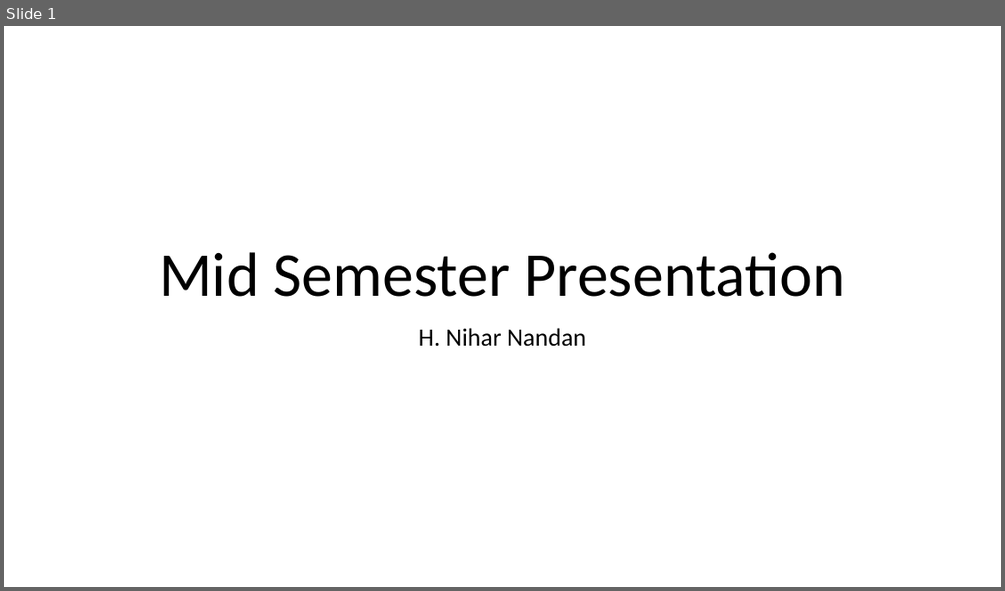
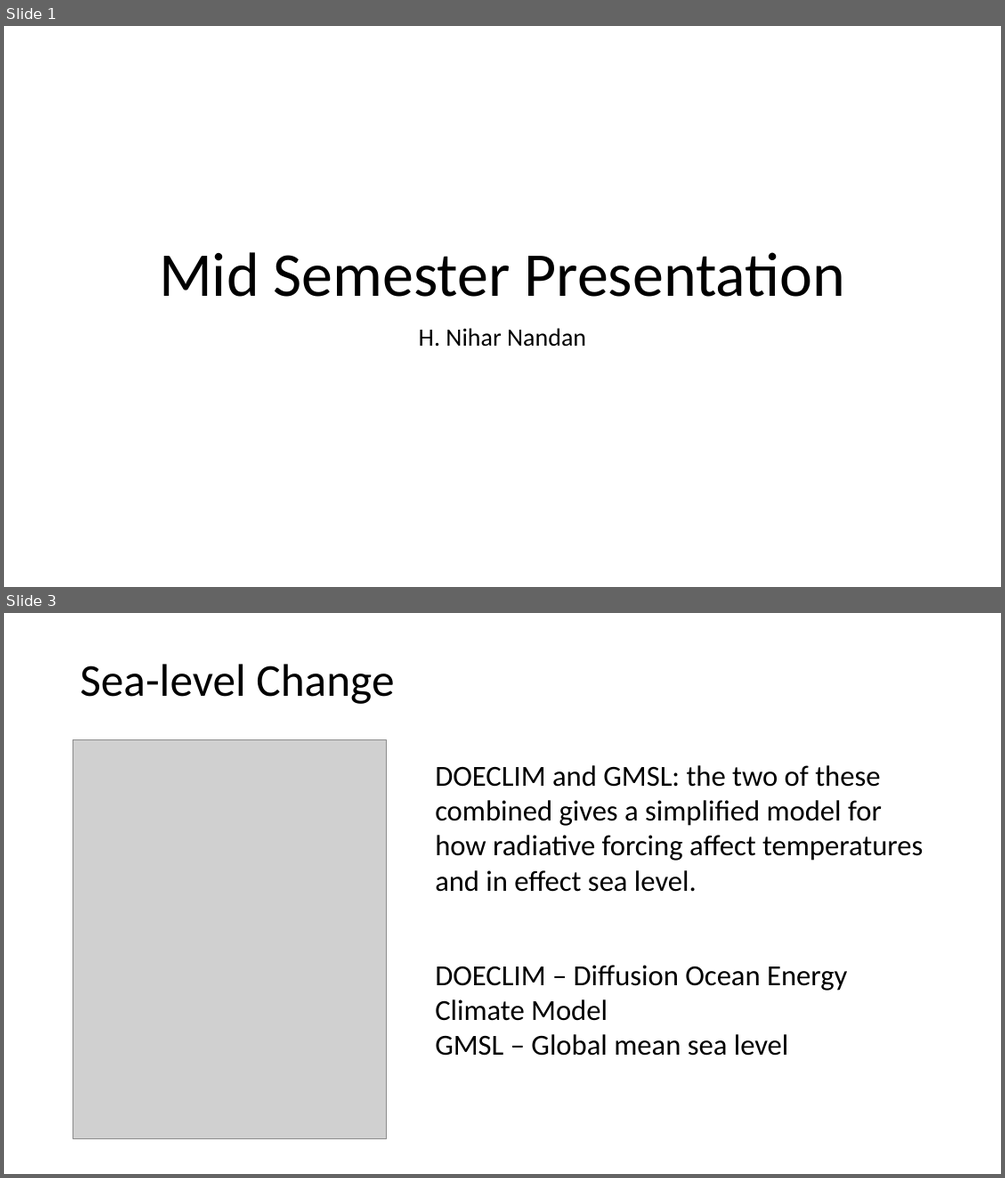
Before and after one commit to niharnandan/thesis, a slide deck: Mid Semester Presentation.pptx. Shown one above the other, each under a label of ours: slide 1 before the commit, slides 1 and 3 after it; the slides between them are not shown. The pictures are 1005x591 and 1005x1178 pixels, drawn with LibreOffice and Linux fonts; fonts in the diff are those of the drawing; grey boxes stand for pictures. Boxes give left, top, right and bottom in pixels: in the first picture for what was removed or moved away, otherwise in the second. Text is boxed around its words. In the diff, an @@ line names an element or a change of style, - is before the commit and + after.

```diff
--- a/Mid Semester Presentation.pptx
+++ b/Mid Semester Presentation.pptx
@@ slide 3 added at (x1=4, y1=613, x2=1001, y2=1174), background #FFFFFF @@
@@ title added at (x1=80, y1=664, x2=394, y2=704), 44 pt, text #000000 @@
+Sea-level Change
@@ picture added at (x1=73, y1=740, x2=387, y2=1139) @@
@@ text added at (x1=435, y1=765, x2=922, y2=892), 28 pt, text #000000 @@
+DOECLIM and GMSL: the two of these combined gives a simplified model for how radiative forcing affect temperatures and in effect sea level.
@@ text added at (x1=435, y1=965, x2=847, y2=1055), 28 pt, text #000000 @@
+DOECLIM – Diffusion Ocean Energy Climate Model
+GMSL – Global mean sea level
```
Also in this commit, not shown: 1 slide changed, 11 other slides added, 5 slides removed.
